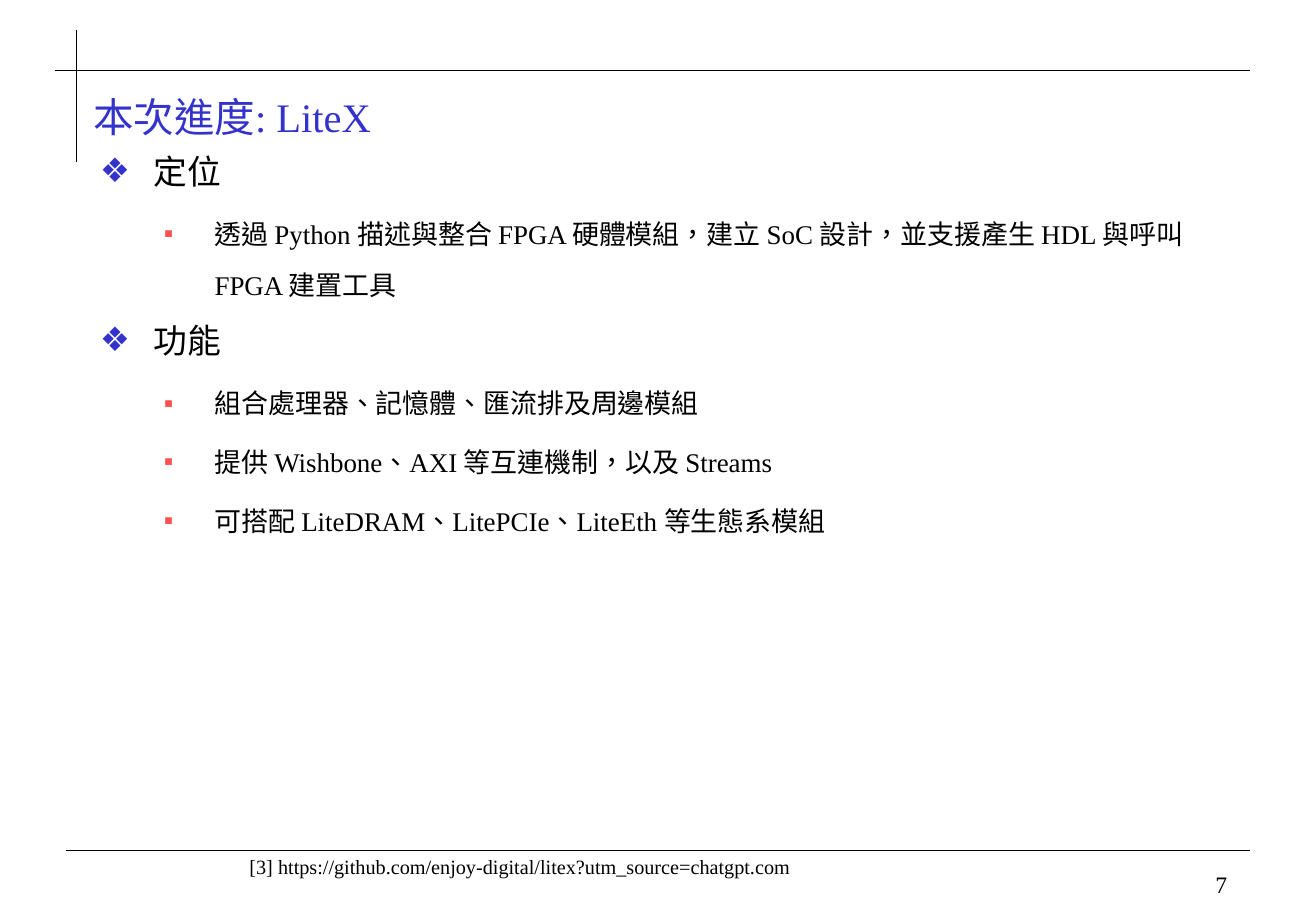
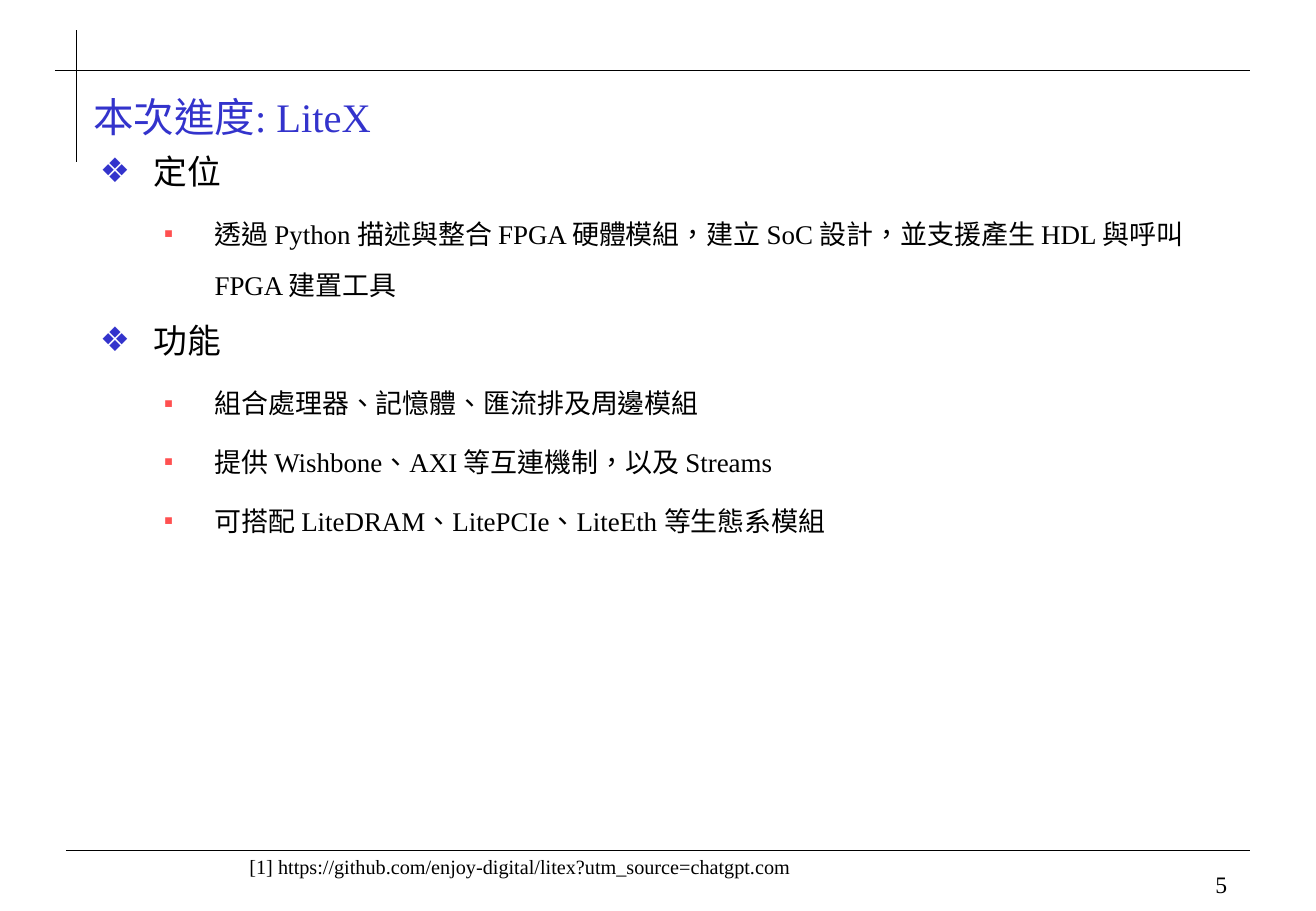
Before and after one commit to 0ilasis0/home, a slide deck: slide 5 of Onyx_進度報告_1013.pptx (slide 7 before the commit). Drawn at 1316x911 pixels with LibreOffice and Linux fonts; fonts in the diff are those of the drawing; background and template pictures are left out. Boxes give left, top, right and bottom in pixels: in the first picture for what was removed or moved away, otherwise in the second. Text is boxed around its words. In the diff, an @@ line names an element or a change of style, - is before the commit and + after.

```diff
--- a/Onyx_進度報告_1013.pptx
+++ b/Onyx_進度報告_1013.pptx
@@ text at bbox=[249, 860, 790, 878]: text changed @@
-[3] https://github.com/enjoy-digital/litex?utm_source=chatgpt.com
+[1] https://github.com/enjoy-digital/litex?utm_source=chatgpt.com
@@ page number at bbox=[1215, 877, 1227, 894]: text changed @@
-7
+5
```
Also in this commit, not shown: 6 other slides changed, 2 slides added, 1 slide removed, 43 other files.
